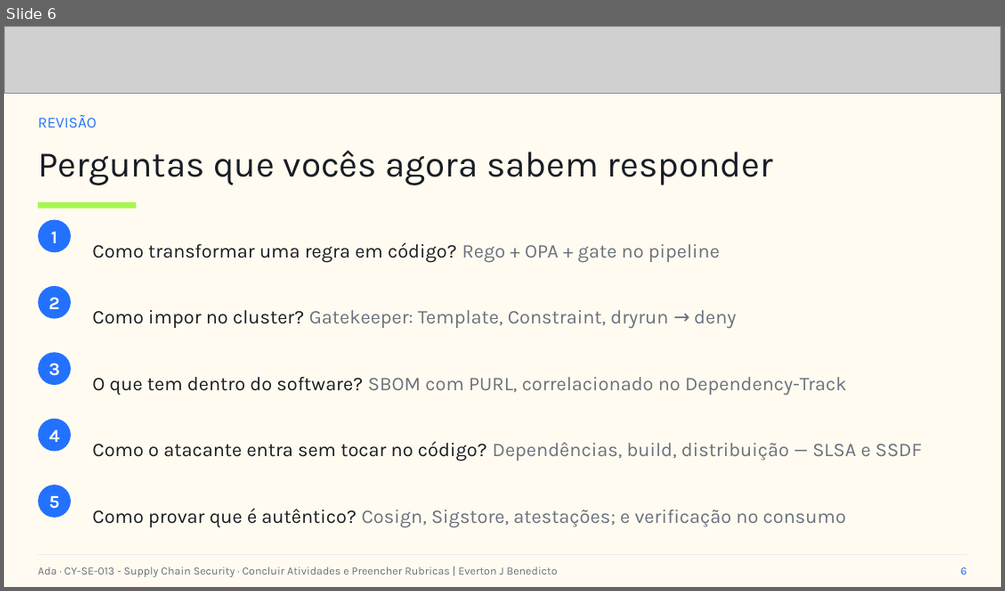
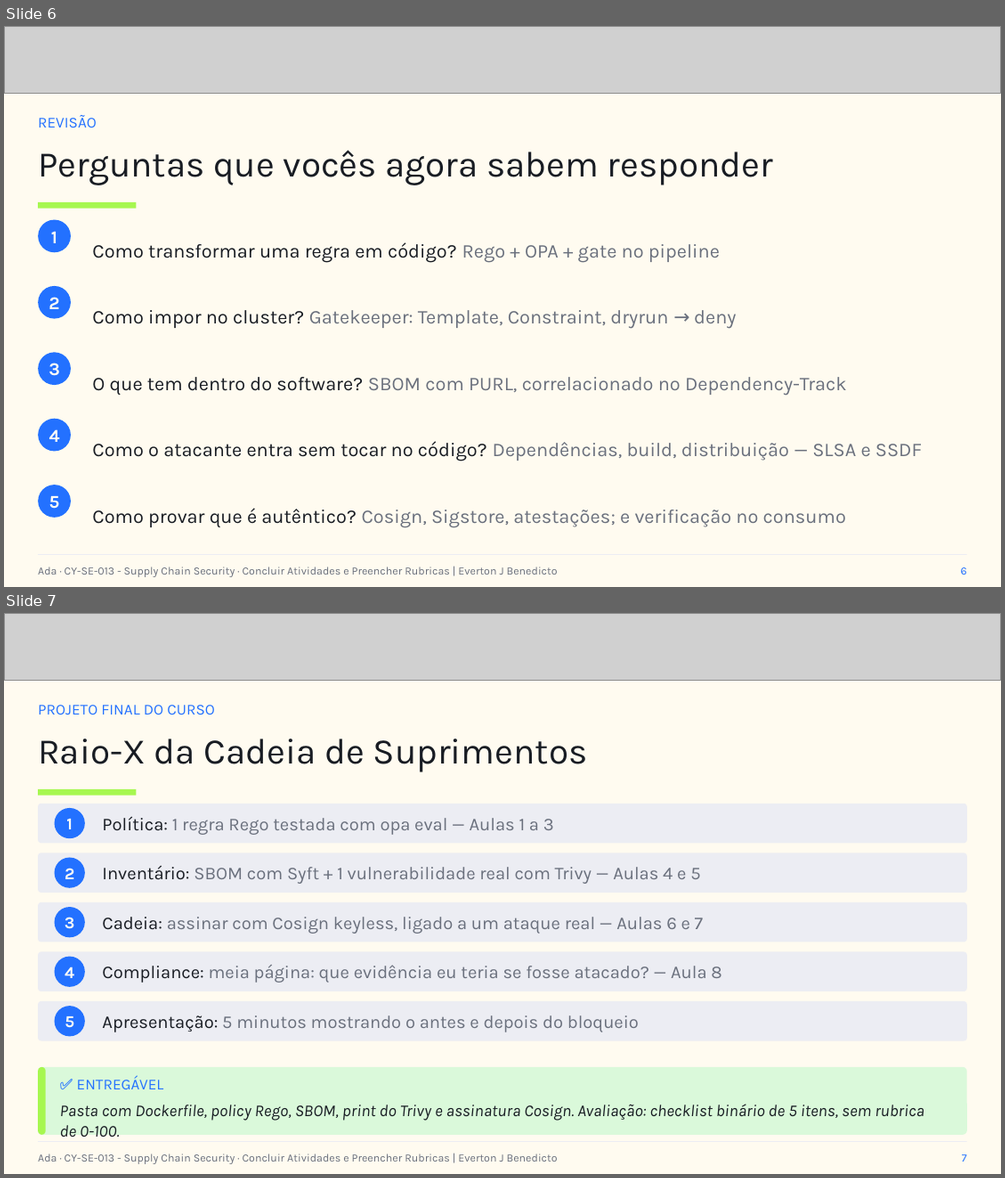
Before and after one commit to everton-dev/AdaTech.Aulas, a slide deck: CY-SE-013 - Supply Chain Security/slides/Aula_09_Concluir_Atividades_e_Preencher_Rubricas.pptx. Shown one above the other, each under a label of ours: slide 6 before the commit, slides 6 and 7 after it. The pictures are 1005x591 and 1005x1178 pixels, drawn with LibreOffice and Linux fonts; fonts in the diff are those of the drawing; grey boxes stand for pictures. Boxes give left, top, right and bottom in pixels: in the first picture for what was removed or moved away, otherwise in the second. Text is boxed around its words. In the diff, an @@ line names an element or a change of style, - is before the commit and + after.

```diff
--- a/CY-SE-013 - Supply Chain Security/slides/Aula_09_Concluir_Atividades_e_Preencher_Rubricas.pptx
+++ b/CY-SE-013 - Supply Chain Security/slides/Aula_09_Concluir_Atividades_e_Preencher_Rubricas.pptx
@@ slide 7 added at (4, 613, 1001, 1174), background #FFFBF0 @@
@@ picture added at (4, 613, 1001, 680) @@
@@ text added at (38, 705, 215, 714), 11 pt, text #2371FF @@
+PROJETO FINAL DO CURSO
@@ text added at (38, 738, 588, 772), 26 pt, text #181C23 @@
+Raio-X da Cadeia de Suprimentos
@@ rectangle added at (38, 789, 136, 795), fill #A6F750 @@
@@ rounded rectangle added at (38, 803, 967, 844), fill #ECEDF3 @@
@@ ellipse added at (54, 809, 85, 839), fill #2371FF @@
@@ text added at (66, 819, 73, 829), 12 pt, text #FFFDF8, bold @@
+1
@@ text added at (102, 816, 554, 835), 13 pt, text #6A707D @@
+Política: 1 regra Rego testada com opa eval — Aulas 1 a 3
@@ rounded rectangle added at (38, 853, 967, 893), fill #ECEDF3 @@
@@ ellipse added at (54, 857, 85, 888), fill #2371FF @@
@@ text added at (65, 868, 74, 879), 12 pt, text #FFFDF8, bold @@
+2
@@ text added at (102, 865, 700, 884), 13 pt, text #6A707D @@
+Inventário: SBOM com Syft + 1 vulnerabilidade real com Trivy — Aulas 4 e 5
@@ rounded rectangle added at (38, 902, 967, 942), fill #ECEDF3 @@
@@ ellipse added at (54, 907, 85, 938), fill #2371FF @@
@@ text added at (65, 916, 75, 929), 12 pt, text #FFFDF8, bold @@
+3
@@ text added at (102, 916, 703, 933), 13 pt, text #6A707D @@
+Cadeia: assinar com Cosign keyless, ligado a um ataque real — Aulas 6 e 7
@@ rounded rectangle added at (38, 952, 967, 992), fill #ECEDF3 @@
@@ ellipse added at (54, 956, 85, 987), fill #2371FF @@
@@ text added at (65, 966, 74, 978), 12 pt, text #FFFDF8, bold @@
+4
@@ text added at (102, 965, 721, 982), 13 pt, text #6A707D @@
+Compliance: meia página: que evidência eu teria se fosse atacado? — Aula 8
@@ rounded rectangle added at (38, 1001, 967, 1040), fill #ECEDF3 @@
@@ ellipse added at (54, 1005, 85, 1037), fill #2371FF @@
@@ text added at (65, 1016, 74, 1028), 12 pt, text #FFFDF8, bold @@
+5
@@ text added at (102, 1015, 639, 1032), 13 pt, text #6A707D @@
+Apresentação: 5 minutos mostrando o antes e depois do bloqueio
@@ rounded rectangle added at (38, 1067, 967, 1135), fill #DAF9DA @@
@@ rounded rectangle added at (38, 1067, 46, 1135), fill #A6F750 @@
@@ text added at (77, 1076, 164, 1089), 11 pt, text #2371FF @@
+✅ ENTREGÁVEL
@@ text added at (60, 1103, 924, 1136), 12 pt, text #181C23, italic @@
+Pasta com Dockerfile, policy Rego, SBOM, print do Trivy e assinatura Cosign. Avaliação: checklist binário de 5 itens, sem rubrica de 0-100.
@@ rectangle added at (38, 1142, 967, 1143), fill #ECEDF3 @@
@@ text added at (38, 1153, 558, 1164), 8 pt, text #6A707D @@
+Ada · CY-SE-013 - Supply Chain Security · Concluir Atividades e Preencher Rubricas | Everton J Benedicto
@@ text added at (962, 1154, 967, 1161), 8 pt, text #2371FF @@
+7
```
Also in this commit, not shown: 10 other files.
